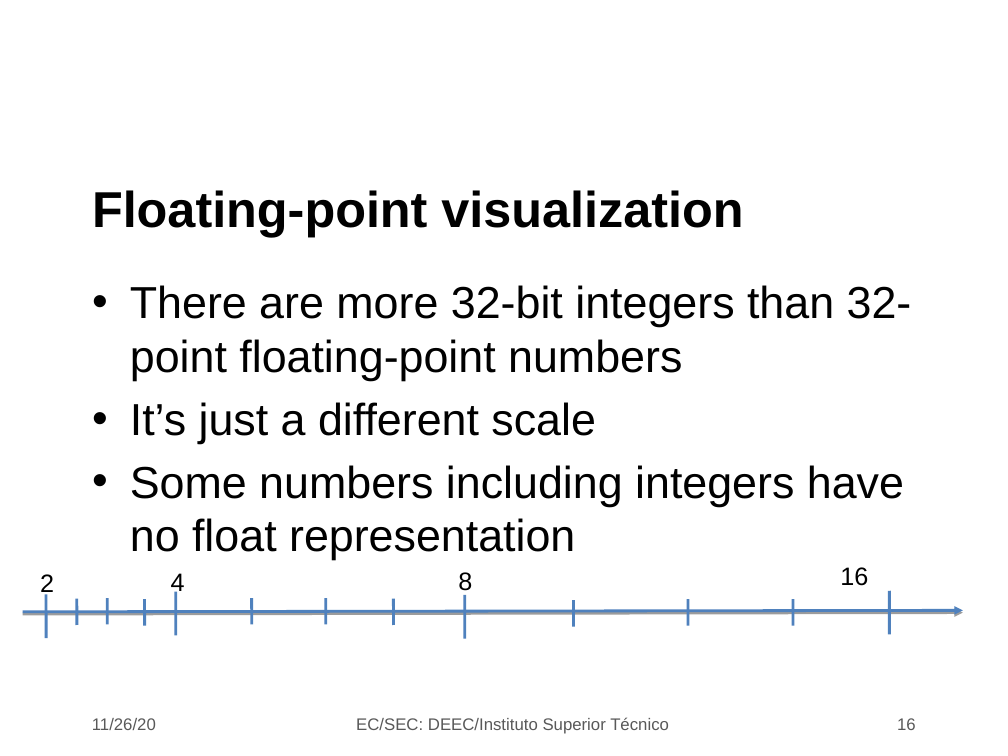
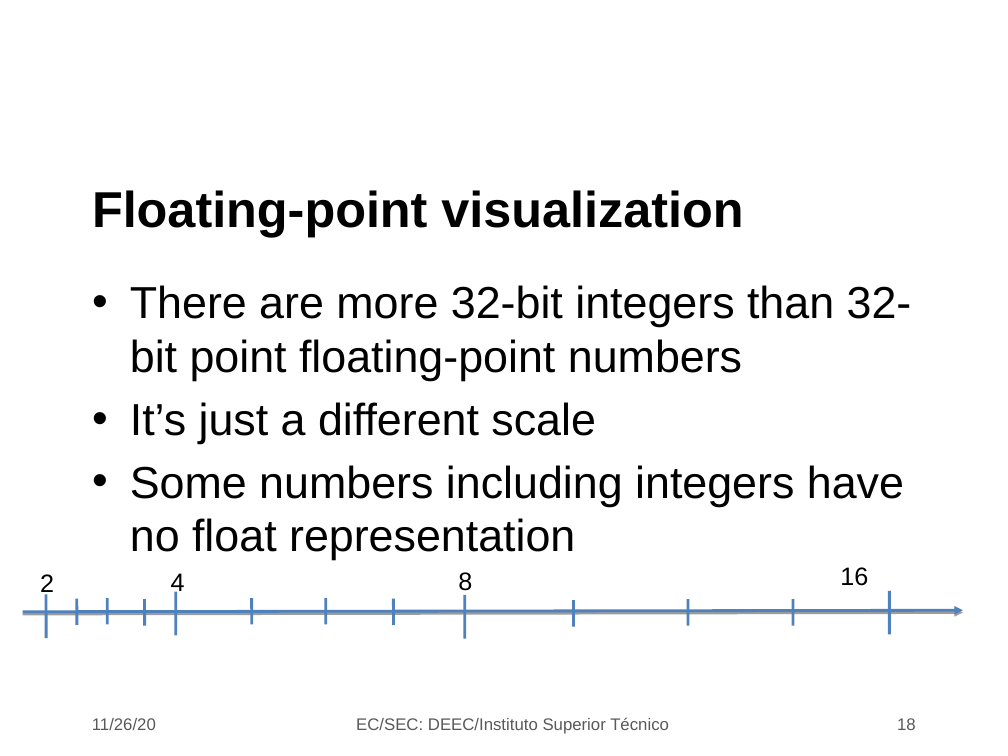
Before and after one commit to jjts/ist-sec, a slide deck: slide 18 of lectures/l20/l20.odp (slide 16 before the commit). Drawn at 1008x756 pixels with LibreOffice and Linux fonts; fonts in the diff are those of the drawing; background and template pictures are left out. Boxes give left, top, right and bottom in pixels: in the first picture for what was removed or moved away, otherwise in the second. Text is boxed around its words. In the diff, an @@ line names an element or a change of style, - is before the commit and + after.

```diff
--- a/lectures/l20/l20.odp
+++ b/lectures/l20/l20.odp
@@ text at box(130, 285, 912, 381): text changed @@
-• There are more 32-bit integers than 32-point floating-point numbers
+• There are more 32-bit integers than 32-bit point floating-point numbers
```
Also in this commit, not shown: 3 other slides changed, 2 slides added, 1 slide removed, 3 other files.
